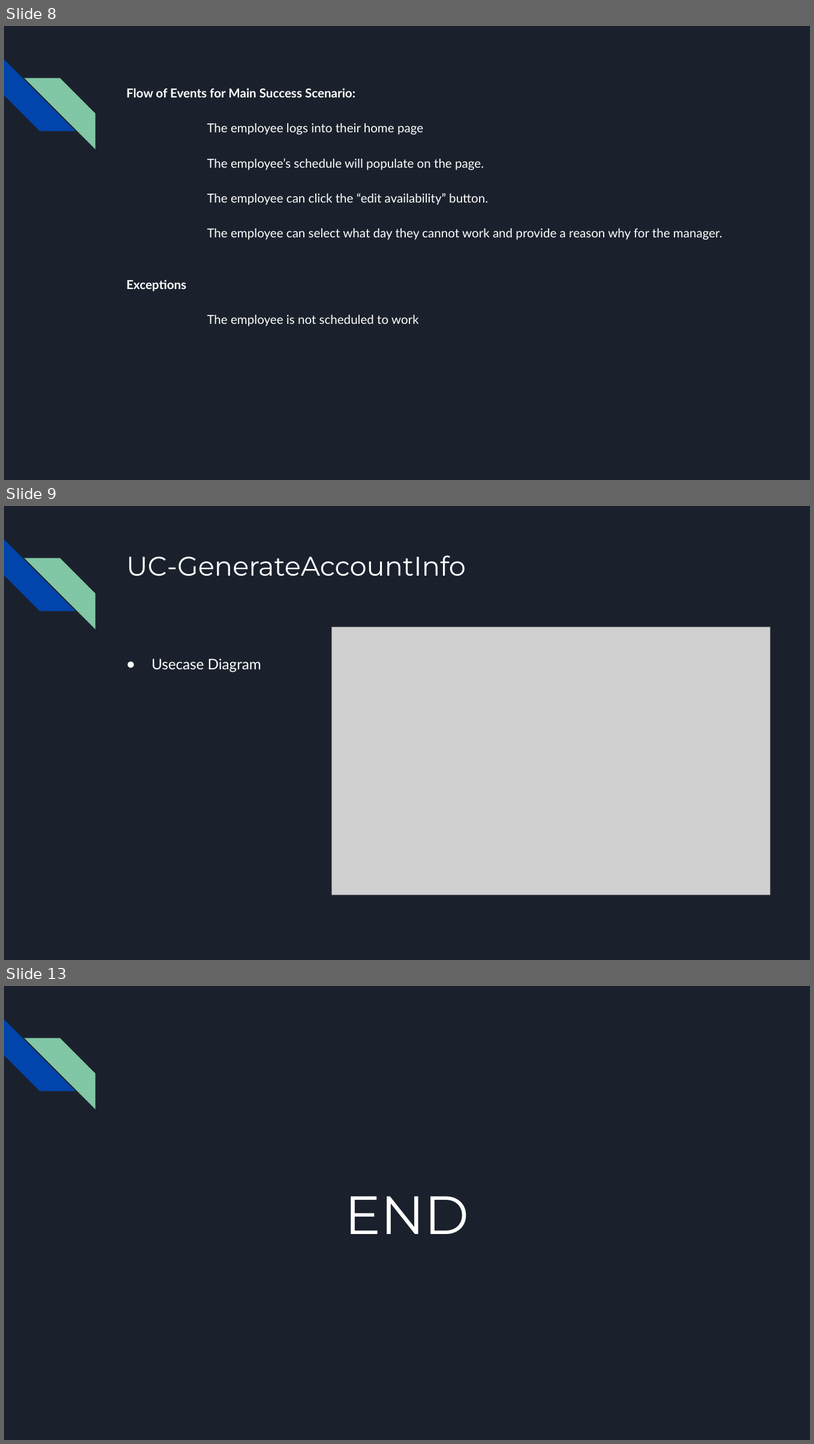
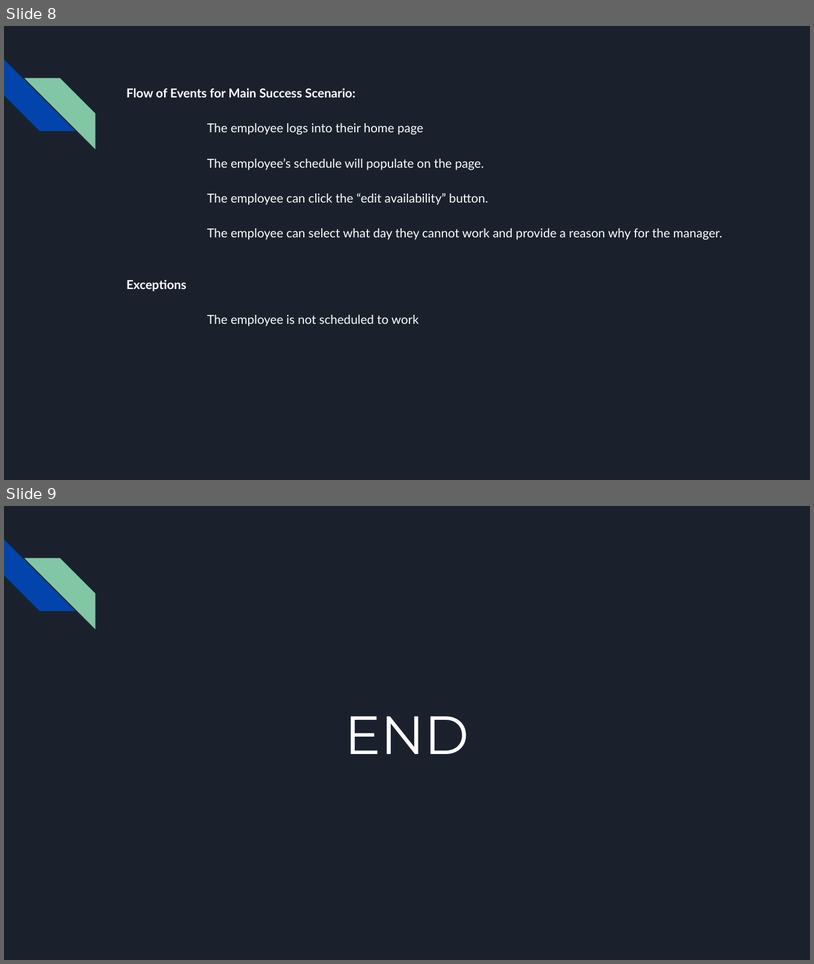
Before and after one commit to GraydonPeck/CSI4999Project, a slide deck: Documentation/4999 - Sprint5.pptx. Shown one above the other, each under a label of ours: slides 8, 9 and 13 before the commit, slides 8 and 9 after it; the slides between them are not shown. The pictures are 814x1444 and 814x964 pixels, drawn with LibreOffice and Linux fonts; fonts in the diff are those of the drawing; grey boxes stand for pictures. Boxes give left, top, right and bottom in pixels: in the first picture for what was removed or moved away, otherwise in the second. Text is boxed around its words. In the diff, an @@ line names an element or a change of style, - is before the commit and + after.

```diff
--- a/Documentation/4999 - Sprint5.pptx
+++ b/Documentation/4999 - Sprint5.pptx
@@ slide 9 removed at [4,506,810,960], background #1B212C; not listed: 2 template elements that a slide beside it also shows @@
@@ title removed at [126,555,466,576] @@
-UC-GenerateAccountInfo
@@ picture removed at [332,627,771,895] @@
@@ text removed at [152,658,261,672] @@
-● Usecase Diagram
@@ what was slide 13 is now slide 9 @@
```
Also in this commit, not shown: 3 other slides removed.
